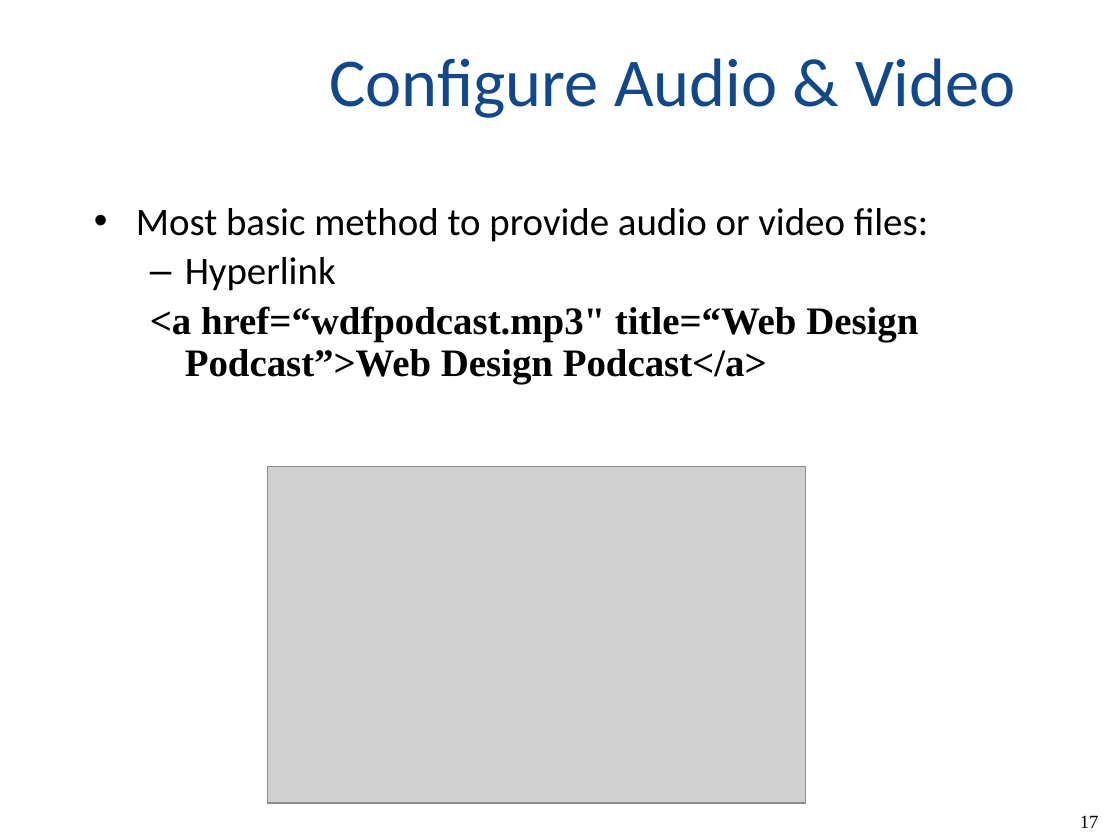
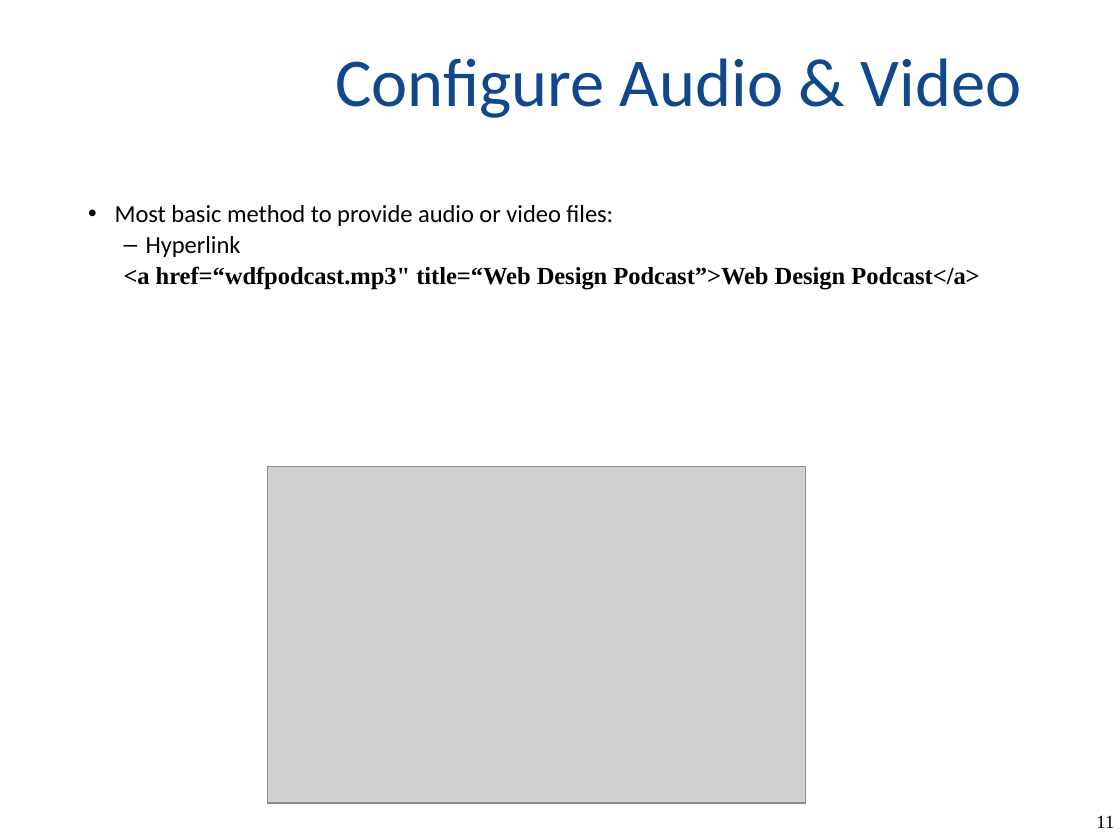
Before and after one commit to amogbil/PSU-webdev, a slide deck: slide 11 of Slides/Lecture10-imgMaps-iframe-audio-video.pptx (slide 17 before the commit). Drawn at 1120x840 pixels with LibreOffice and Linux fonts; fonts in the diff are those of the drawing; grey boxes stand for pictures. Boxes give left, top, right and bottom in pixels: in the first picture for what was removed or moved away, otherwise in the second. Text is boxed around its words. In the diff, an @@ line names an element or a change of style, - is before the commit and + after.

```diff
--- a/Slides/Lecture10-imgMaps-iframe-audio-video.pptx
+++ b/Slides/Lecture10-imgMaps-iframe-audio-video.pptx
@@ title "Configure Audio & Video" at box(335, 58, 1021, 118): text colour #11478B to #11488B @@
@@ text "Most basic method to provide ..." at box(115, 205, 979, 290): size 25 to 15.8 pt; indent changed; less space between paragraphs @@
@@ page number removed at box(1080, 815, 1099, 828) @@
-17
@@ page number added at box(1096, 815, 1114, 828), 12 pt, text #000000 @@
+11
```
Also in this commit, not shown: 12 other slides changed, 6 slides removed.
